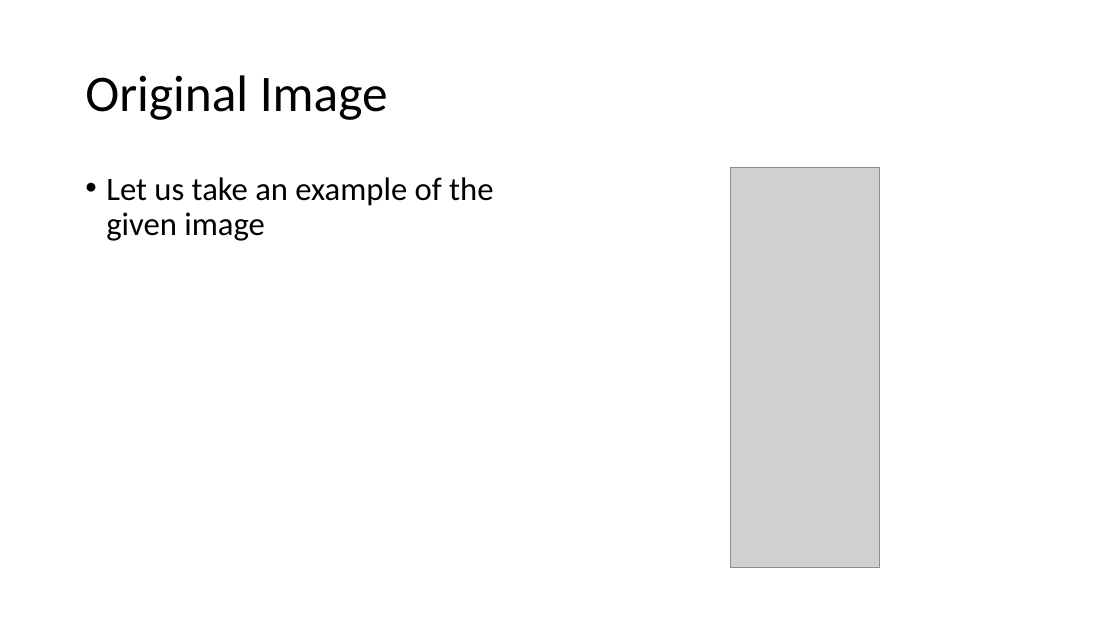
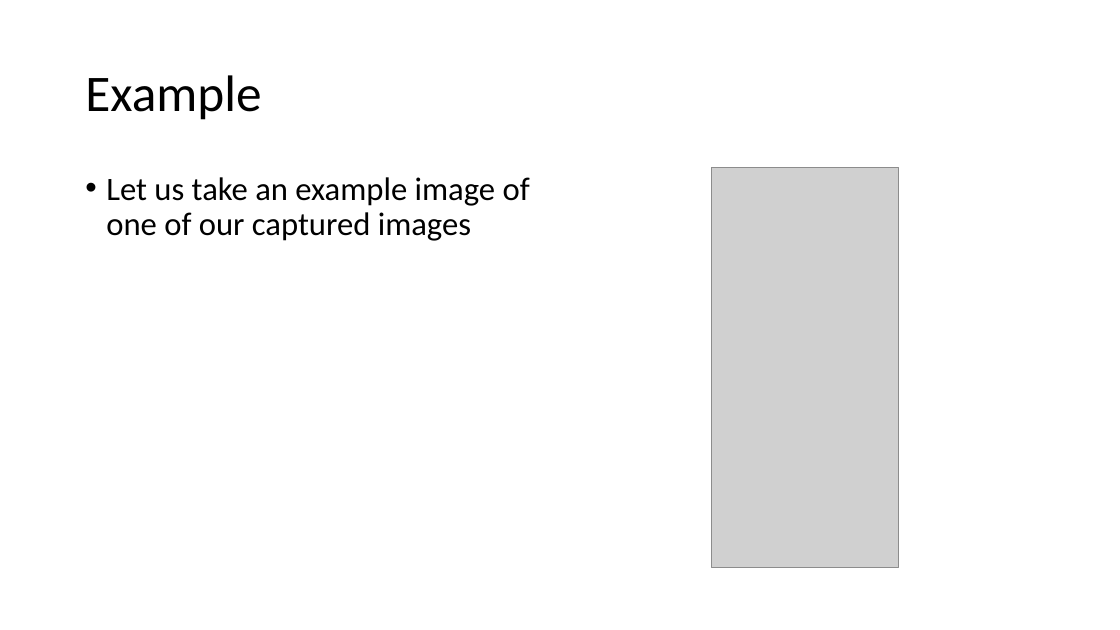
Before and after one commit to AdityaShenoy/Drones_For_Structural_Audit, a slide deck: slide 3 of ppt/Dataset Preprocessing Steps.pptx (slide 2 before the commit). Drawn at 1120x630 pixels with LibreOffice and Linux fonts; fonts in the diff are those of the drawing; grey boxes stand for pictures. Boxes give left, top, right and bottom in pixels: in the first picture for what was removed or moved away, otherwise in the second. Text is boxed around its words. In the diff, an @@ line names an element or a change of style, - is before the commit and + after.

```diff
--- a/ppt/Dataset Preprocessing Steps.pptx
+++ b/ppt/Dataset Preprocessing Steps.pptx
@@ title at (85,75,261,120): text changed @@
-Original Image
+Example
@@ text at (106,177,530,241): text changed @@
-• Let us take an example of the given image
+• Let us take an example image of one of our captured images
@@ picture: place and size @@
-picture at (730,168,880,568)
+picture at (712,168,899,568)
```
Also in this commit, not shown: 3 other slides changed, 6 slides added, 5 slides removed, 2 other files.
